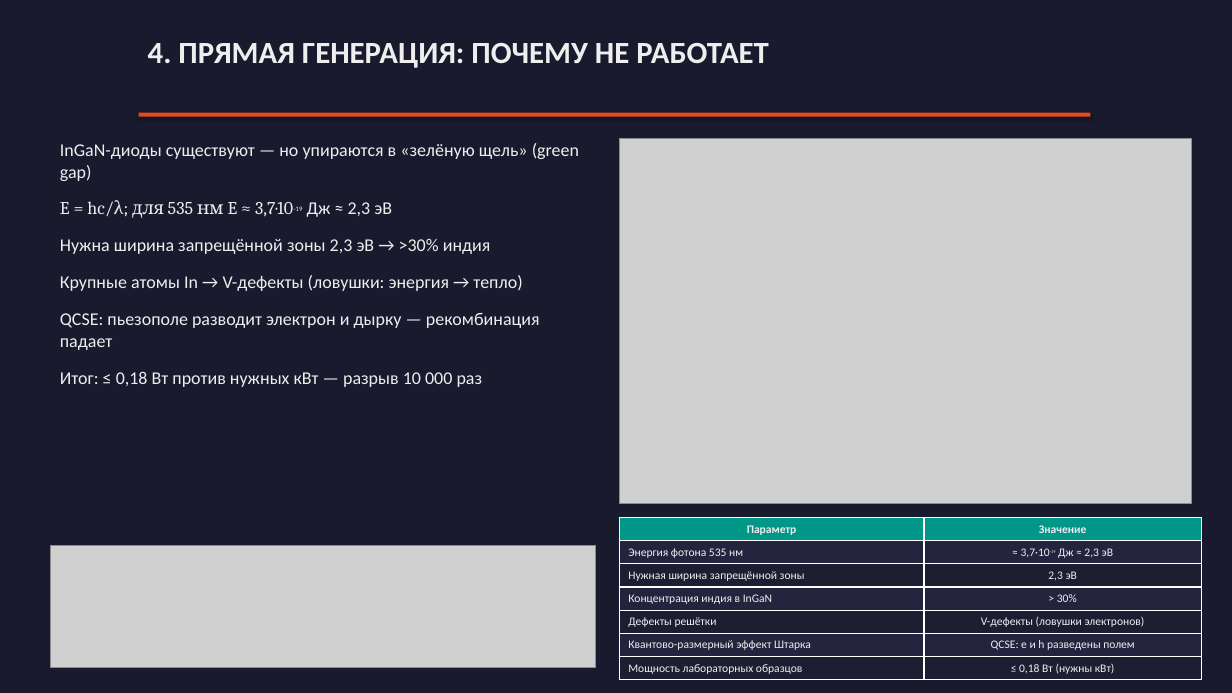
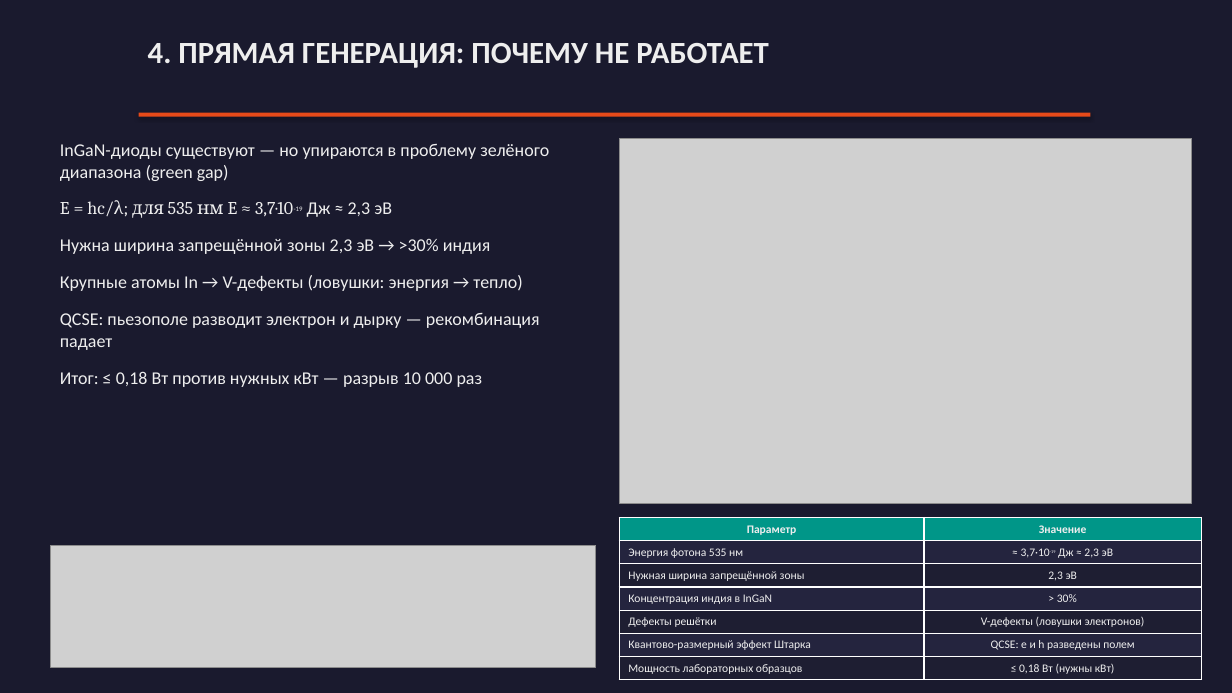
Before and after one commit to Evgeniy-makdak/Lecture-4_optional, a slide deck: slide 4 of Лекция_4доп_Генерация_зелёного_излучения.pptx. Drawn at 1232x693 pixels with LibreOffice and Linux fonts; fonts in the diff are those of the drawing; grey boxes stand for pictures. Boxes give left, top, right and bottom in pixels: in the first picture for what was removed or moved away, otherwise in the second. Text is boxed around its words. In the diff, an @@ line names an element or a change of style, - is before the commit and + after.

Commit message:
Заменить некорректный термин «зелёная щель» на «проблема зелёного диапазона» (green gap) в скрипте, README, презентации и раскадровке

```diff
--- a/Лекция_4доп_Генерация_зелёного_излучения.pptx
+++ b/Лекция_4доп_Генерация_зелёного_излучения.pptx
@@ text at <box>60,144,549,181</box>: text changed @@
-InGaN-диоды существуют — но упираются в «зелёную щель» (green gap)
+InGaN-диоды существуют — но упираются в проблему зелёного диапазона (green gap)
```
Also in this commit, not shown: 3 other slides changed, 3 other files.
